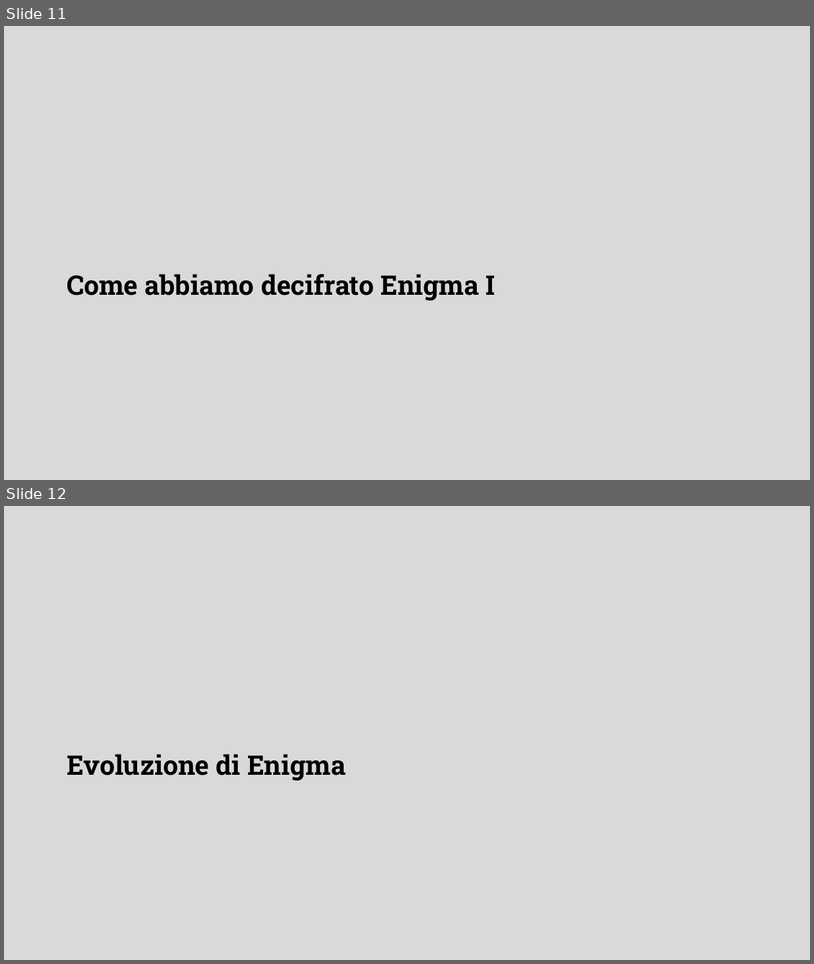
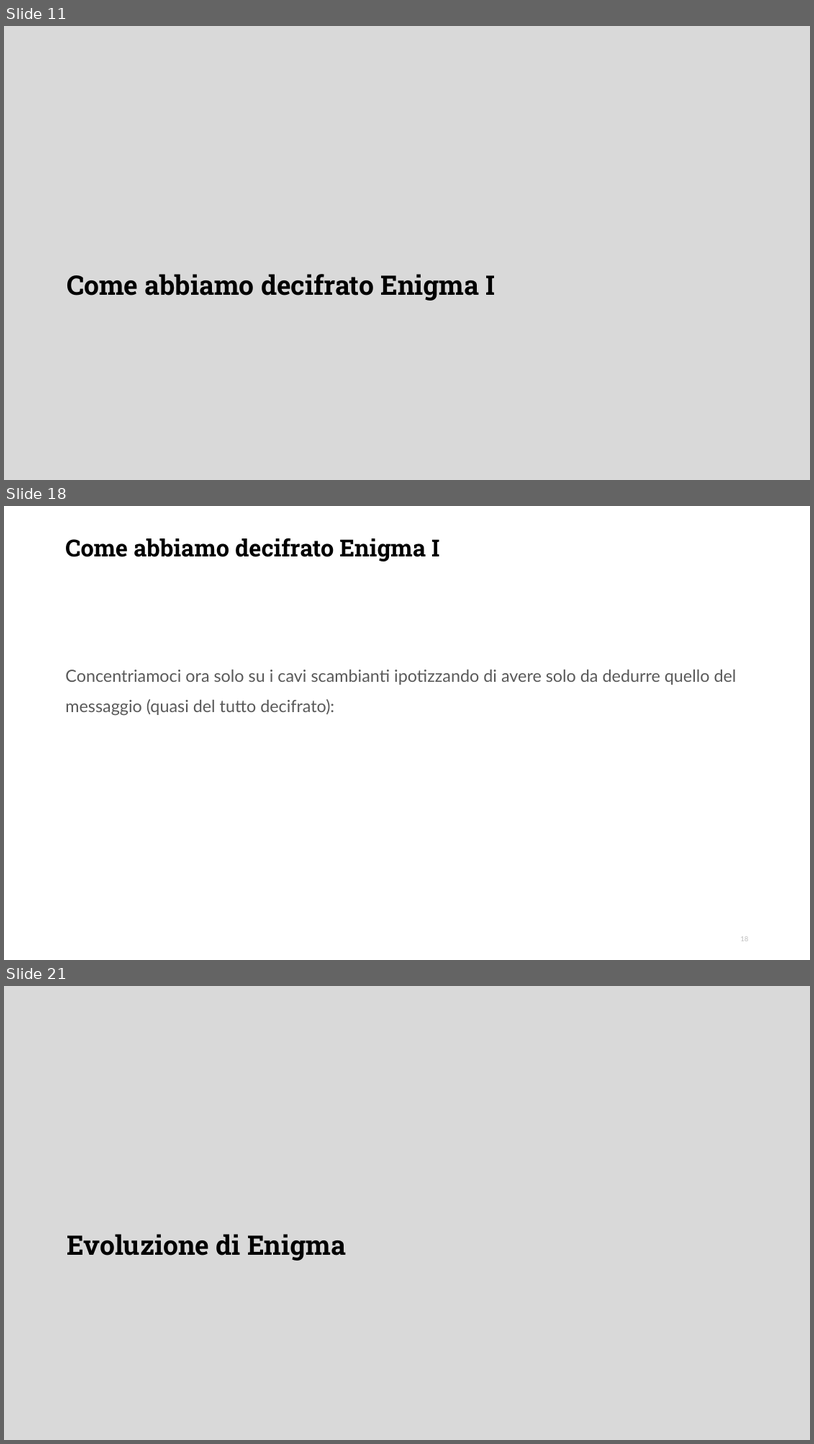
Before and after one commit to DanieleFerretti03/tesi-enigma, a slide deck: presentazione.odp. Shown one above the other, each under a label of ours: slides 11 and 12 before the commit, slides 11, 18 and 21 after it; the slides between them are not shown. The pictures are 814x964 and 814x1444 pixels, drawn with LibreOffice and Linux fonts; fonts in the diff are those of the drawing; background and template pictures are left out. Boxes give left, top, right and bottom in pixels: in the first picture for what was removed or moved away, otherwise in the second. Text is boxed around its words. In the diff, an @@ line names an element or a change of style, - is before the commit and + after.

Commit message:
Completato capitolo Come abbiamo decifrato Enigma I

```diff
--- a/presentazione.odp
+++ b/presentazione.odp
@@ slide 18 added at bbox=[4, 506, 810, 960], background #FFFFFF @@
@@ title added at bbox=[65, 538, 440, 561], 28 pt, text #000000, bold @@
+Come abbiamo decifrato Enigma I
@@ text added at bbox=[65, 669, 737, 716], 20 pt, text #595959 @@
+Concentriamoci ora solo su i cavi scambianti ipotizzando di avere solo da dedurre quello del messaggio (quasi del tutto decifrato):
@@ page number added at bbox=[741, 936, 748, 941], 8.2 pt, text #BFBFBF @@
+18
@@ what was slide 12 is now slide 21 @@
```
Also in this commit, not shown: 1 slide changed, 9 other slides added, 1 slide removed, 1 other file.
